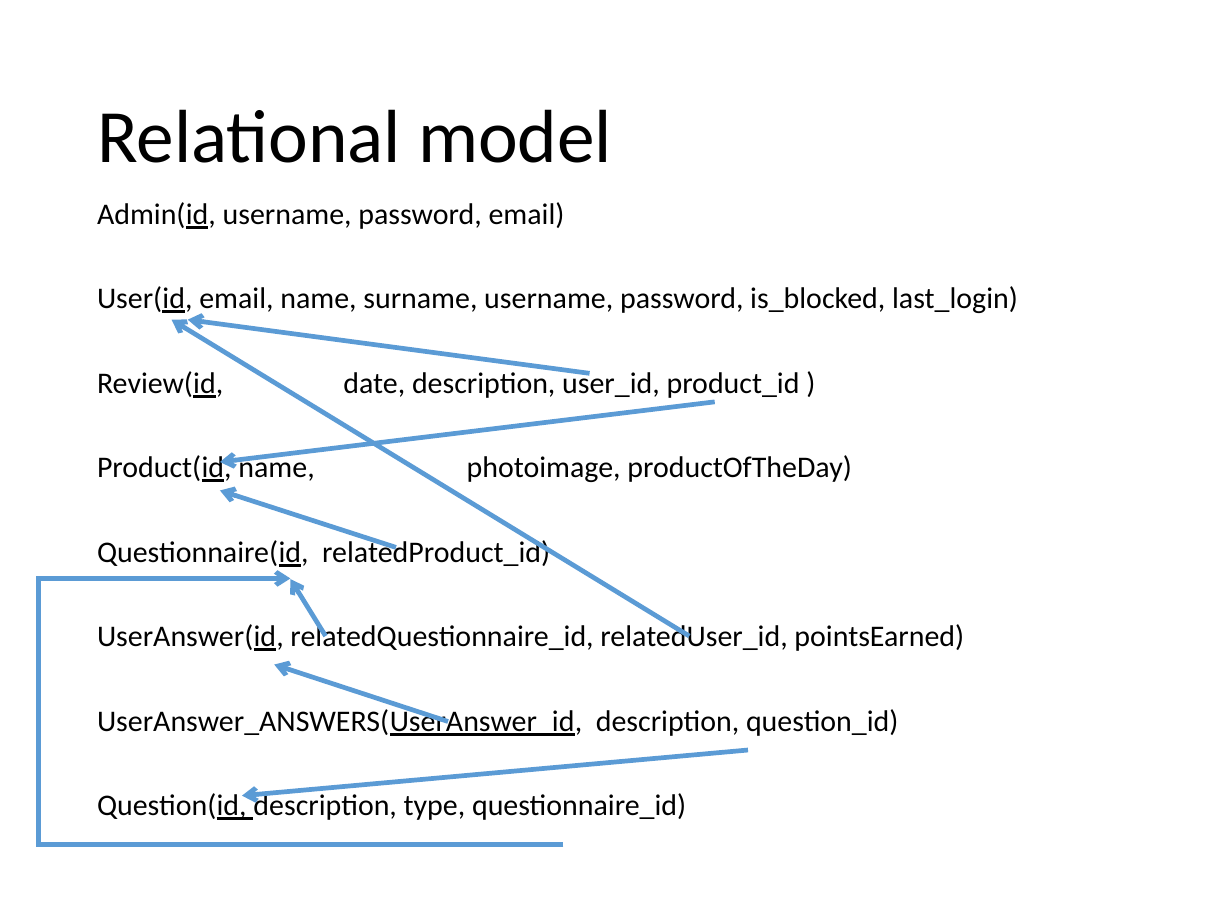
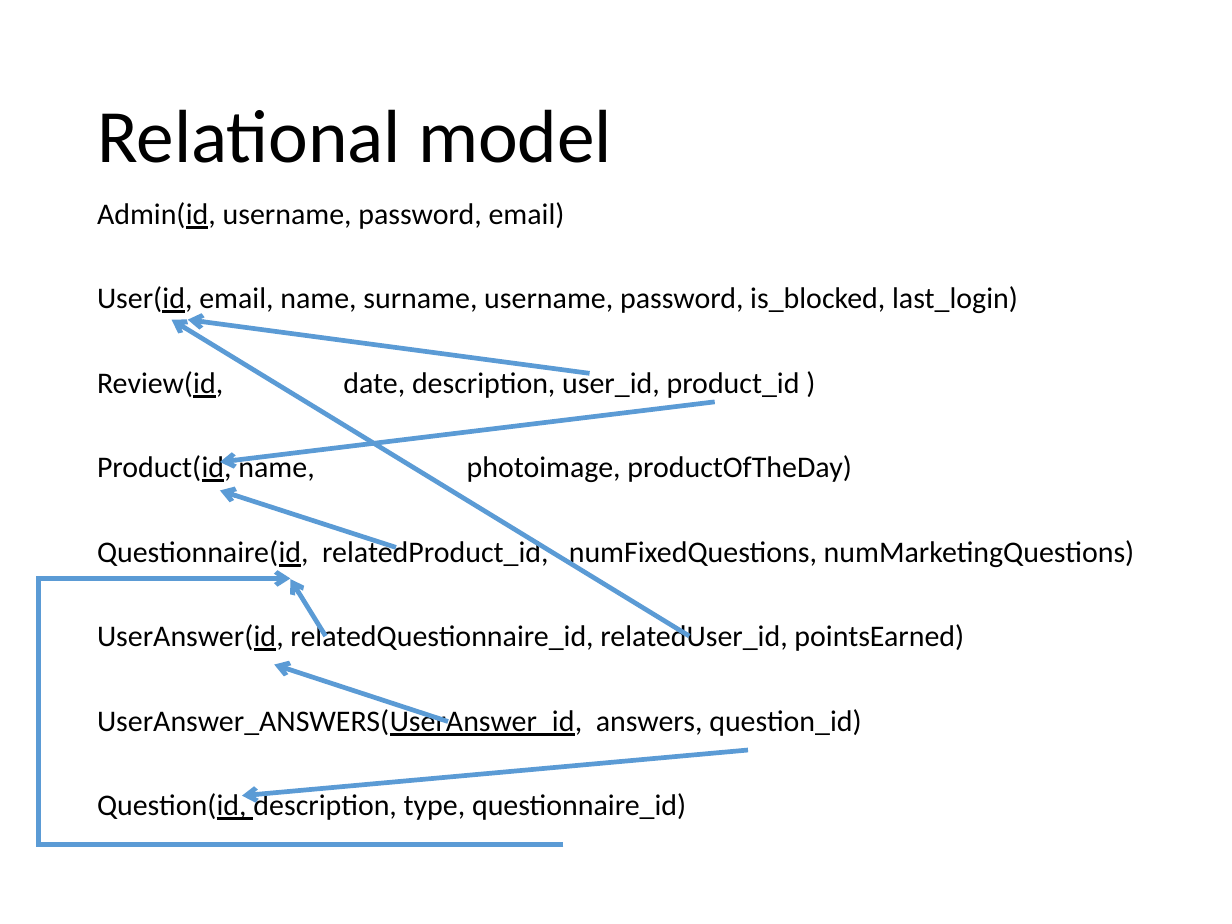
Before and after one commit to catonzio/DB2project, a slide deck: slide 6 of DB2project.pptx (slide 3 before the commit). Drawn at 1232x924 pixels with LibreOffice and Linux fonts; fonts in the diff are those of the drawing. Boxes give left, top, right and bottom in pixels: in the first picture for what was removed or moved away, otherwise in the second. Text is boxed around its words. In the diff, an @@ line names an element or a change of style, - is before the commit and + after.

```diff
--- a/DB2project.pptx
+++ b/DB2project.pptx
@@ text at <box>97,537,1135,570</box>: text changed @@
-Questionnaire(id, relatedProduct_id)
+Questionnaire(id, relatedProduct_id, numFixedQuestions, numMarketingQuestions)
@@ text at <box>97,706,861,736</box>: text changed @@
-UserAnswer_ANSWERS(UserAnswer_id, description, question_id)
+UserAnswer_ANSWERS(UserAnswer_id, answers, question_id)
```
Also in this commit, not shown: 12 other slides changed, 4 slides added, 11 slides removed, 14 other files.
